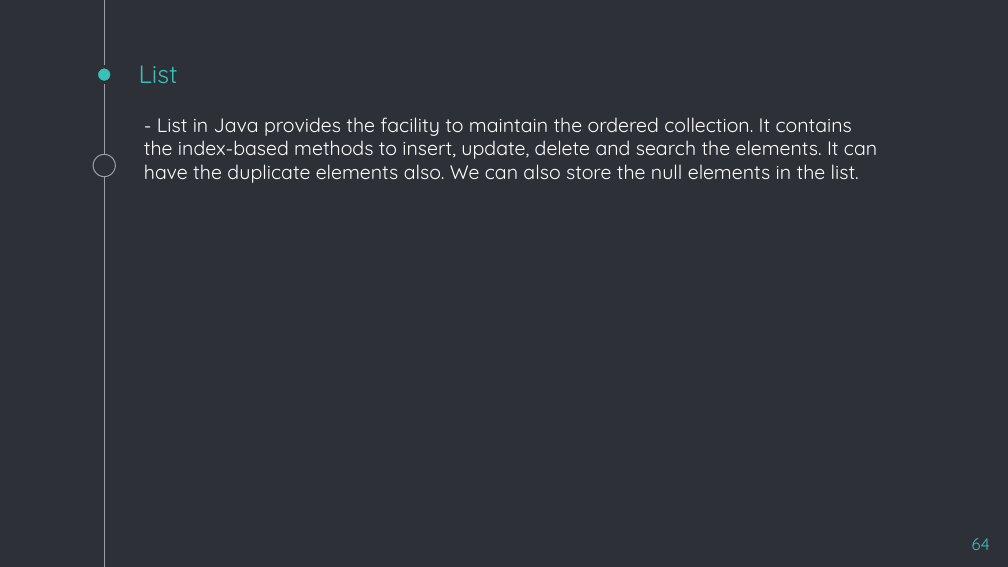
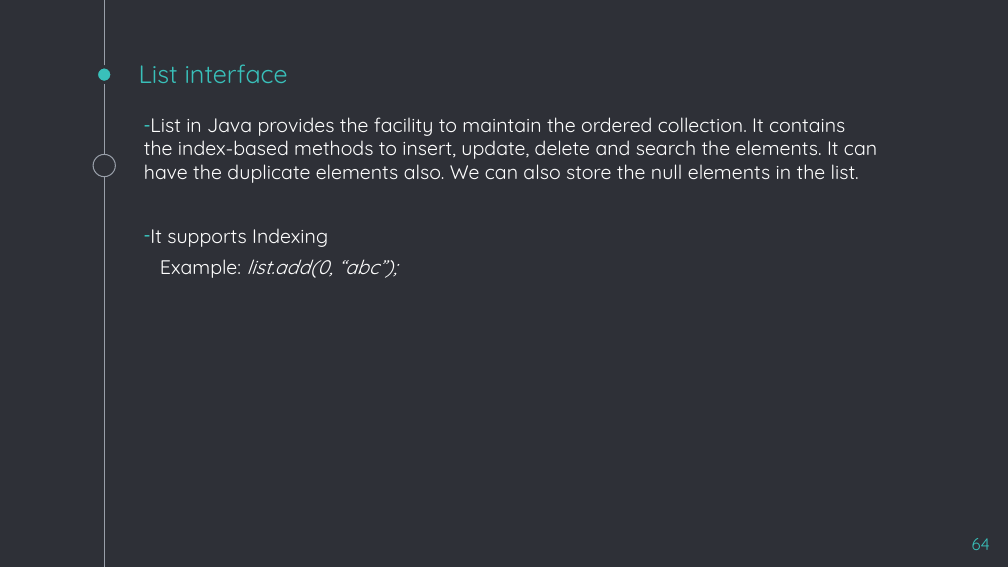
Before and after one commit to houwaey/java-training-materials, a slide deck: slide 64 of Java Presentation.pptx. Drawn at 1008x567 pixels with LibreOffice and Linux fonts; fonts in the diff are those of the drawing. Boxes give left, top, right and bottom in pixels: in the first picture for what was removed or moved away, otherwise in the second. Text is boxed around its words. In the diff, an @@ line names an element or a change of style, - is before the commit and + after.

Commit message:
Finalized Java Presentation powerpoint

```diff
--- a/Java Presentation.pptx
+++ b/Java Presentation.pptx
@@ title at [139, 64, 288, 83]: text changed @@
-List
+List interface
@@ text at [144, 117, 877, 278]: text changed @@
-- List in Java provides the facility to maintain the ordered collection. It contains the index-based methods to insert, update, delete and search the elements. It can have the duplicate elements also. We can also store the null elements in the list.
+– List in Java provides the facility to maintain the ordered collection. It contains the index-based methods to insert, update, delete and search the elements. It can have the duplicate elements also. We can also store the null elements in the list.
+– It supports Indexing
+Example: list.add(0, “abc”);
```
Also in this commit, not shown: 2 other slides changed, 2 slides added, 15 slides removed.
